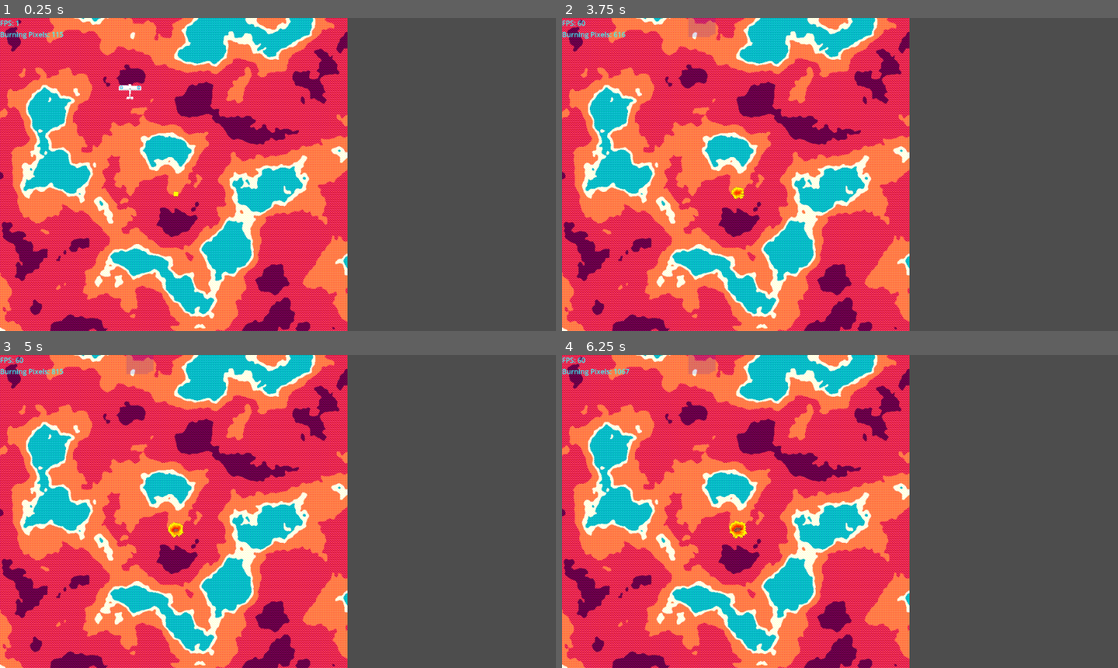
Above: before the commit, frames 1-4 (two rows, left to right).
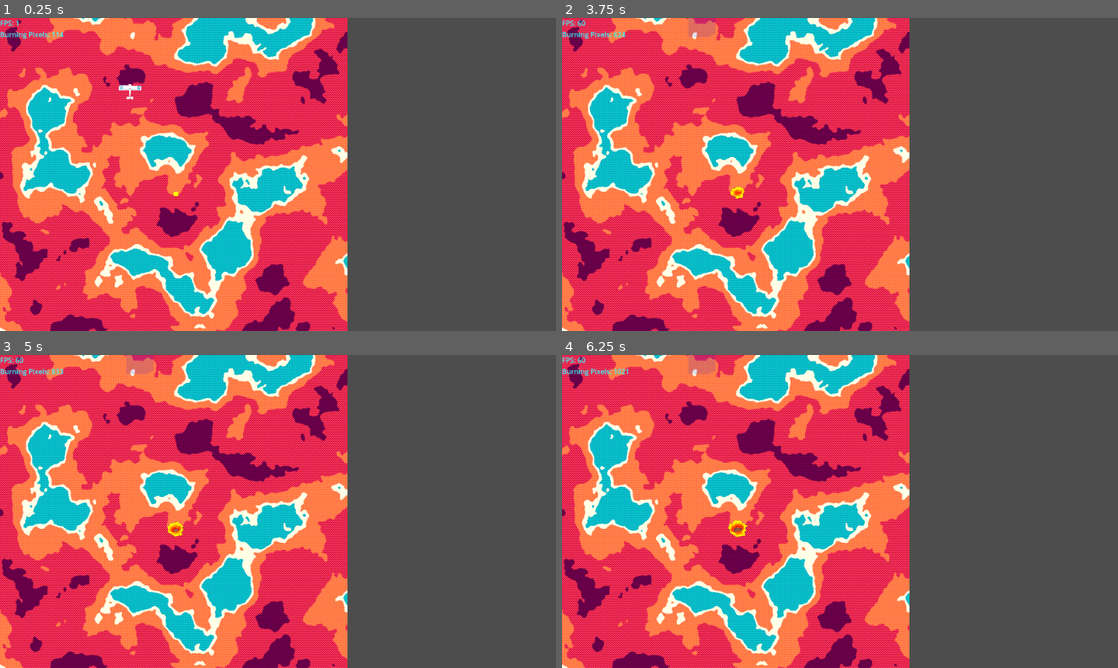
Above: after the commit, the same moments.

Repository: Levartar/2025-Brackeys-Game-Jam
Game: Godot game, scene res://scenes/game.tscn
Same seed, same stepped clock (60 frames per second), same inputs: the game is played once before the commit and once after it.
Inputs:
- Up to frame 1 (0.25 s): no input
- Up to frame 2 (3.75 s): hold D (right) 0.53-1.28 s; tap Space (deploy) every 0.75 s from 0.6 to 3.6 s; hold A (left) 1.28-2.03 s; hold D (right) 2.03-3.53 s; hold A (left) from 3.53 s (still down)
- Up to frame 3 (5 s): keep holding A (left); tap Space (deploy) at 4.35 s
- Up to frame 4 (6.25 s): tap Space (deploy) at 5.1, 5.85 s; tap Enter at 5.75 s; release A (left) at 5.78 s; hold D (right) from 5.78 s (still down)

The runs differ from the first frame. In frame 1, less than 0.1% of the frame differs, in the area x 10-33%, y 4-58%; in frame 2, less than 0.1%; in frame 3, less than 0.1%; in frame 4, 0.1%, in the area x 10-34%, y 4-59%.

Commit message:
optimized neigbor chance ignition to only lookup neighbors when a tile gets ignited

Diff:
--- a/scripts/fire_starter.gd
+++ b/scripts/fire_starter.gd
@@ -89,14 +89,13 @@
 	water_tex.update(water_img)
 
 # Ignite a random neighbor of a burning pixel
-func ignite_random_neighbor(pos: Vector2i, to_ignite: Array, chance: float) -> void:
+func ignite_random_neighbor(pos: Vector2i, to_ignite: Array) -> void:
 	var neighbors = [Vector2i(-1, 0), Vector2i(1, 0), Vector2i(0, -1), Vector2i(0, 1)]
 	var n = neighbors[randi() % neighbors.size()]
 	var nx = pos.x + n.x
 	var ny = pos.y + n.y
 	if nx >= 0 and nx < TEX_SIZE.x and ny >= 0 and ny < TEX_SIZE.y:
-		if randf() < chance:
-			to_ignite.append(Vector2i(nx, ny))
+		to_ignite.append(Vector2i(nx, ny))
 
 
 func _process(_delta):
@@ -127,8 +126,8 @@
 				to_remove.append(pos)
 				continue
 			fire_val.g -= (1.0 / pixel_mat["lifetime"])* (int(CHUNK_DIVISOR) / 60.0) #pixel_mat["lifetime"] Lifetime in triggers per second
-			 #1.0 / 12 # Fire burns for 4 secs having 3 updates per second
-			ignite_random_neighbor(Vector2i(bx, by), to_ignite, pixel_mat["ignition_chance"])
+			if randf() <= pixel_mat["ignition_chance"]:
+				ignite_random_neighbor(Vector2i(bx, by), to_ignite)
 			if fire_val.g <= 0.0:
 				to_remove.append(pos)
 			else:
